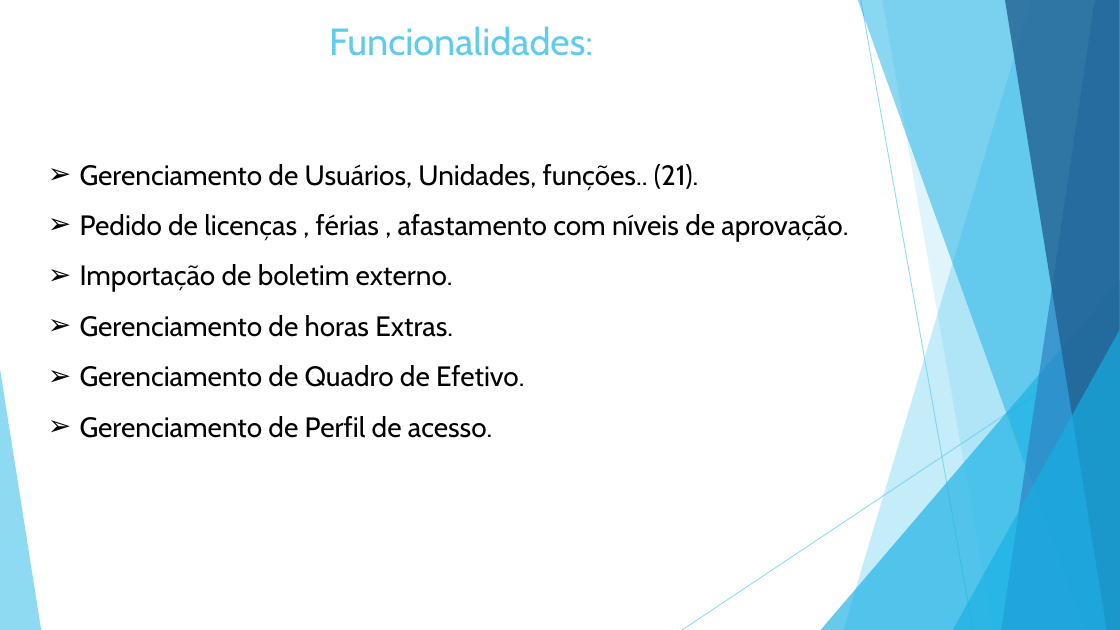
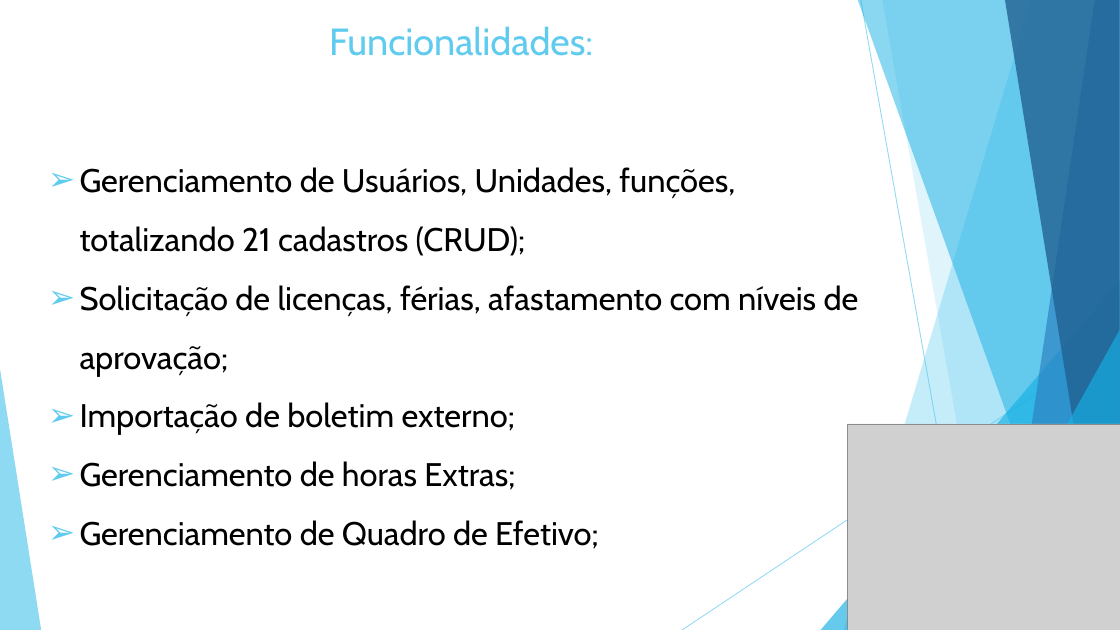
Before and after one commit to darthfreela/project123, a slide deck: slide 5 of CRPO.pptx. Drawn at 1120x630 pixels with LibreOffice and Linux fonts; fonts in the diff are those of the drawing; grey boxes stand for pictures. Boxes give left, top, right and bottom in pixels: in the first picture for what was removed or moved away, otherwise in the second. Text is boxed around its words. In the diff, an @@ line names an element or a change of style, - is before the commit and + after.

```diff
--- a/CRPO.pptx
+++ b/CRPO.pptx
@@ text at box(80, 167, 859, 549): text changed; size 24 to 28 pt @@
-➢ Gerenciamento de Usuários, Unidades, funções.. (21).
-➢ Pedido de licenças , férias , afastamento com níveis de aprovação.
-➢ Importação de boletim externo.
-➢ Gerenciamento de horas Extras.
-➢ Gerenciamento de Quadro de Efetivo.
-➢ Gerenciamento de Perfil de acesso.
+➢ Gerenciamento de Usuários, Unidades, funções, totalizando 21 cadastros (CRUD);
+➢ Solicitação de licenças, férias, afastamento com níveis de aprovação;
+➢ Importação de boletim externo;
+➢ Gerenciamento de horas Extras;
+➢ Gerenciamento de Quadro de Efetivo;
@@ picture added at box(848, 424, 1120, 630) @@
```
Also in this commit, not shown: 10 other slides changed, 1 slide added, 2 slides removed.
